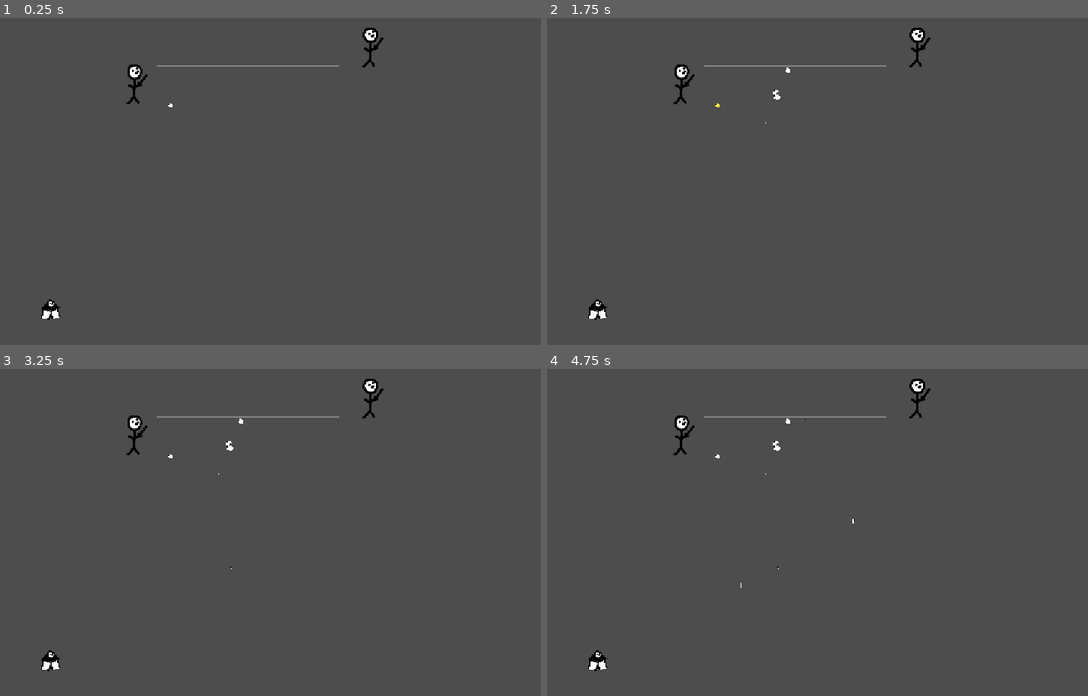
Above: before the commit, frames 1-4 (two rows, left to right).
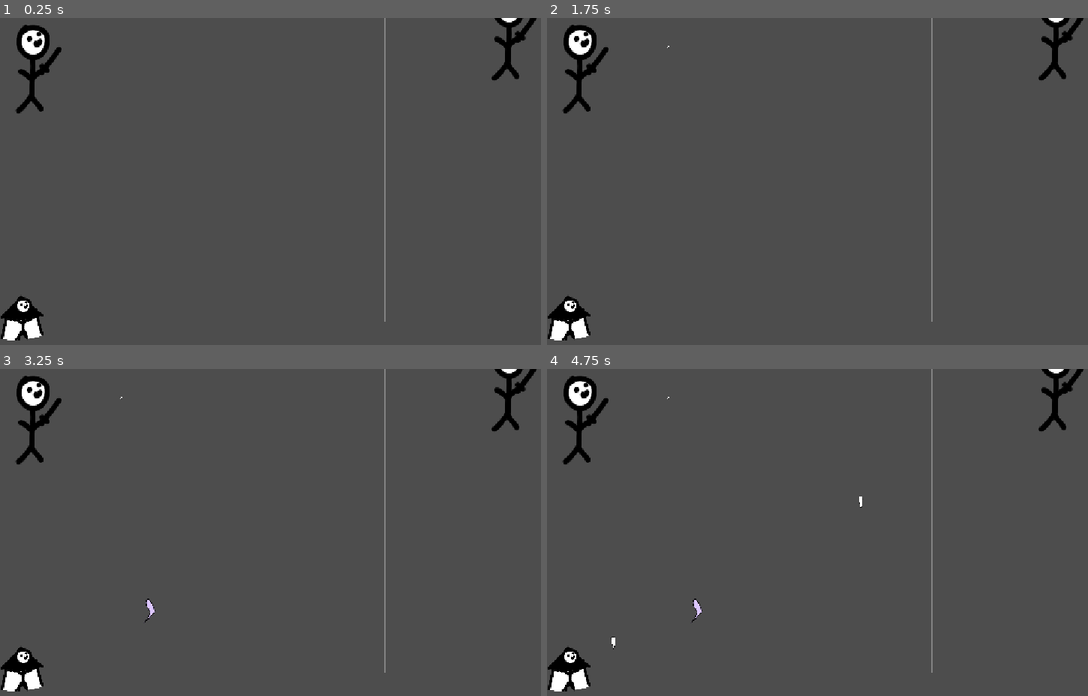
Above: after the commit, the same moments.

Repository: Schlutzkrapfen/Camara-Game
Game: Godot game, scene res://Levels/Creature/creatureTestingScene.tscn
Two runs of this game, one before a commit and one after it. Both use one fixed random seed, a clock stepped at 60 frames per second and the inputs below. This scene is started directly instead of the project's main scene.
Inputs (mouse positions are in pixels of both pictures, inside the frame that each line leads up to):
- Up to frame 1 (0.25 s): no input
- Up to frame 2 (1.75 s): tap Enter at 0.5 s; move the mouse to (979, 168) at 0.52 s; hold D 0.53-1.28 s; tap 7 (Leg) at 0.6, 1.55 s; click (979, 168) at 0.67 s; tap Space at 0.77, 1.25, 1.52 s; move the mouse to (725, 204) at 1.27 s; hold S from 1.28 s (still down); tap 0 (Aliver) at 1.35 s
- Up to frame 3 (3.25 s): tap Enter at 2 s; move the mouse to (362, 463) at 2.02 s; release S at 2.03 s; hold D 2.03-2.78 s; tap 2 (Belt) at 2.1 s; tap 7 (Leg) at 2.3, 3.05 s; tap Space at 2.75, 3.02 s; move the mouse to (270, 604) at 2.77 s; hold 9 (Upgrader) from 2.78 s (still down); tap 8 (Combiner) at 2.85 s; click (270, 604) at 2.92 s
- Up to frame 4 (4.75 s): tap Enter at 3.5 s; move the mouse to (1028, 588) at 3.52 s; release 9 (Upgrader) at 3.53 s; hold A from 3.53 s (still down); tap ' (Goo_maker) at 3.6 s; tap Space at 3.77, 4.25, 4.52 s; tap 7 (Leg) at 3.8, 4.55 s; move the mouse to (666, 486) at 4.27 s; tap 4 (HeadFactory) at 4.35 s

The runs differ from the first frame. In frame 1, 3.2% of the frame differs, in the area x 0-100%, y 0-99%; in frame 2, 3.2%; in frame 3, 3.3%; in frame 4, 3.3%.

Commit message:
feat: Face + feet

Diff:
--- /dev/null
+++ b/Levels/Creature/RandomSprite.gd
@@ -0,0 +1,7 @@
+extends Sprite2D
+
+@export var sprites: Array[Texture2D]
+
+func _ready() -> void:
+	if sprites != null:
+		self.texture = sprites[randi_range(0, sprites.size() - 1)]
--- a/Levels/Creature/creatureTestingScene.tscn
+++ b/Levels/Creature/creatureTestingScene.tscn
@@ -25,15 +25,15 @@
 
 [node name="Camera2D" type="Camera2D" parent="." unique_id=1101754663]
 position = Vector2(577, 324)
-zoom = Vector2(0.175, 0.175)
+zoom = Vector2(0.385, 0.385)
 
 [node name="Enemy1" parent="." unique_id=1843378386 instance=ExtResource("17_xxkyx")]
-position = Vector2(-1245, -595)
+position = Vector2(-761, -58)
 scale = Vector2(1.9811211, 2.053041)
 
 [node name="Enemy2" parent="." unique_id=1860689096 instance=ExtResource("17_xxkyx")]
-position = Vector2(1342, -999)
+position = Vector2(1611.0001, -220)
 scale = Vector2(1.9811211, 2.053041)
 
 [node name="Enemy" parent="." unique_id=1823851156 instance=ExtResource("18_ahytx")]
-position = Vector2(-2158, 1773)
+position = Vector2(-806, 1084)
--- a/Levels/Creature/head.tscn
+++ b/Levels/Creature/head.tscn
@@ -5,7 +5,16 @@
 [ext_resource type="Script" uid="uid://o2vmc3hwnjnl" path="res://script/ProceduralAnimation.gd" id="3_lvnpa"]
 [ext_resource type="Texture2D" uid="uid://2230ftck7foe" path="res://assets/Sprites/ModularCharacter/Eyes/Eyes_LargeOpen.png" id="3_xq6yg"]
 [ext_resource type="Texture2D" uid="uid://ym1142h52ph7" path="res://assets/Sprites/ModularCharacter/Mouth/Mouth_Worried.png" id="4_lvnpa"]
+[ext_resource type="Script" uid="uid://b8hgqvb5k5kpo" path="res://Levels/Creature/RandomSprite.gd" id="5_s4pts"]
 [ext_resource type="Script" uid="uid://dq1c3eqgdtbie" path="res://script/ConnectionPoint.gd" id="5_xq6yg"]
+[ext_resource type="Texture2D" uid="uid://b7gk3uhnqqw44" path="res://assets/Sprites/ModularCharacter/Eyes/Eyes_Dead.png" id="6_cw5ti"]
+[ext_resource type="Texture2D" uid="uid://b4texiffgff1s" path="res://assets/Sprites/ModularCharacter/Eyes/Eyes_Dots.png" id="7_d3aq1"]
+[ext_resource type="Texture2D" uid="uid://cdfhog3c63n8s" path="res://assets/Sprites/ModularCharacter/Eyes/Eyes_Standard.png" id="8_wlx17"]
+[ext_resource type="Texture2D" uid="uid://dkg1yohmjh7ya" path="res://assets/Sprites/ModularCharacter/Eyes/Eyes_Stoic.png" id="9_cw4f7"]
+[ext_resource type="Texture2D" uid="uid://u03yvblbiurv" path="res://assets/Sprites/ModularCharacter/Eyes/Eyes_TriangleUp.png" id="10_nneoc"]
+[ext_resource type="Texture2D" uid="uid://o8n442wadt5o" path="res://assets/Sprites/ModularCharacter/Mouth/Mouth_OpenSmiling.png" id="12_cw4f7"]
+[ext_resource type="Texture2D" uid="uid://dd0s6ikfq1neu" path="res://assets/Sprites/ModularCharacter/Mouth/Mouth_Snout.png" id="13_nneoc"]
+[ext_resource type="Texture2D" uid="uid://clp2musr7wfqy" path="res://assets/Sprites/ModularCharacter/Mouth/Mouth_Unhappy.png" id="14_erpam"]
 
 [node name="Head" type="Node2D" unique_id=351333405]
 scale = Vector2(0.2, 0.2)
@@ -24,11 +33,13 @@
 
 [node name="Eyes" type="Sprite2D" parent="BodyPart/Face" unique_id=1295316946]
 texture = ExtResource("3_xq6yg")
-
-[node name="Nose" type="Sprite2D" parent="BodyPart/Face" unique_id=1923180672]
+script = ExtResource("5_s4pts")
+sprites = Array[Texture2D]([ExtResource("6_cw5ti"), ExtResource("7_d3aq1"), ExtResource("3_xq6yg"), ExtResource("8_wlx17"), ExtResource("9_cw4f7"), ExtResource("10_nneoc")])
 
 [node name="Mouth" type="Sprite2D" parent="BodyPart/Face" unique_id=70172397]
 texture = ExtResource("4_lvnpa")
+script = ExtResource("5_s4pts")
+sprites = Array[Texture2D]([ExtResource("12_cw4f7"), ExtResource("13_nneoc"), ExtResource("14_erpam"), ExtResource("4_lvnpa")])
 
 [node name="ConnectionPoint_1" type="Marker2D" parent="." unique_id=1485094818]
 position = Vector2(-1, -122)
--- a/Levels/Creature/leg.tscn
+++ b/Levels/Creature/leg.tscn
@@ -7,7 +7,6 @@
 [ext_resource type="Script" uid="uid://dq1c3eqgdtbie" path="res://script/ConnectionPoint.gd" id="3_8jlq2"]
 
 [node name="Leg" type="Node2D" unique_id=351333405]
-scale = Vector2(0.2, 0.2)
 script = ExtResource("1_7a4f0")
 type = 2
 stitch_priority = 100
@@ -19,6 +18,7 @@
 [node name="Pivot" type="Marker2D" parent="." unique_id=325312056]
 script = ExtResource("3_7a4f0")
 isRotating = true
+rotation_speed = -1.5
 
 [node name="BodyPart" type="Sprite2D" parent="Pivot" unique_id=685628172]
 position = Vector2(15, 95)
--- a/Levels/Creature/leg_2.tscn
+++ b/Levels/Creature/leg_2.tscn
@@ -7,7 +7,7 @@
 [ext_resource type="Script" uid="uid://dq1c3eqgdtbie" path="res://script/ConnectionPoint.gd" id="4_fjyxj"]
 
 [node name="Leg" type="Node2D" unique_id=351333405]
-scale = Vector2(0.2, 0.2)
+scale = Vector2(0.5, 0.5)
 script = ExtResource("1_0mvr4")
 type = 2
 stitch_priority = 100
@@ -19,6 +19,7 @@
 [node name="Pivot" type="Marker2D" parent="." unique_id=325312056]
 script = ExtResource("2_gfw1k")
 isRotating = true
+rotation_speed = -1.5
 
 [node name="BodyPart" type="Sprite2D" parent="Pivot" unique_id=685628172]
 position = Vector2(10, 85)
--- a/Levels/Creature/leg_3.tscn
+++ b/Levels/Creature/leg_3.tscn
@@ -1,15 +1,17 @@
 [gd_scene format=3 uid="uid://dp8bcxgy7sxq2"]
 
 [ext_resource type="Script" uid="uid://02teojrlf8xw" path="res://script/Creature.gd" id="1_5tkjm"]
+[ext_resource type="PackedScene" uid="uid://bvncs3ckfetkl" path="res://Levels/Creature/leg_4.tscn" id="2_mhymu"]
 [ext_resource type="Script" uid="uid://o2vmc3hwnjnl" path="res://script/ProceduralAnimation.gd" id="2_s0ycw"]
 [ext_resource type="Texture2D" uid="uid://cqpfm4ofu1w5" path="res://assets/Sprites/ModularCharacter/Legs/Leg_Large.png" id="3_5tkjm"]
 [ext_resource type="Script" uid="uid://dq1c3eqgdtbie" path="res://script/ConnectionPoint.gd" id="4_1efdp"]
 
 [node name="Leg" type="Node2D" unique_id=351333405]
-scale = Vector2(0.2, 0.2)
+scale = Vector2(0.5, 0.5)
 script = ExtResource("1_5tkjm")
 type = 2
 stitch_priority = 100
+upgrade = ExtResource("2_mhymu")
 speed = 45.0
 attackDamage = 3
 attackCooldown = -0.05
--- /dev/null
+++ b/Levels/Creature/leg_4.tscn
@@ -0,0 +1,50 @@
+[gd_scene format=3 uid="uid://bvncs3ckfetkl"]
+
+[ext_resource type="Script" uid="uid://02teojrlf8xw" path="res://script/Creature.gd" id="1_2cbmv"]
+[ext_resource type="Script" uid="uid://o2vmc3hwnjnl" path="res://script/ProceduralAnimation.gd" id="2_8hmvi"]
+[ext_resource type="Texture2D" uid="uid://s0sd4aknkmn2" path="res://assets/Sprites/ModularCharacter/Legs/Leg_ExtraLarge.png" id="3_2cbmv"]
+[ext_resource type="Script" uid="uid://dq1c3eqgdtbie" path="res://script/ConnectionPoint.gd" id="4_726ns"]
+
+[node name="Leg" type="Node2D" unique_id=351333405]
+scale = Vector2(0.5, 0.5)
+script = ExtResource("1_2cbmv")
+type = 2
+stitch_priority = 100
+speed = 45.0
+attackDamage = 3
+attackCooldown = -0.05
+
+[node name="Pivot" type="Marker2D" parent="." unique_id=325312056]
+script = ExtResource("2_8hmvi")
+isRotating = true
+
+[node name="BodyPart" type="Sprite2D" parent="Pivot" unique_id=685628172]
+position = Vector2(-2, 90)
+texture = ExtResource("3_2cbmv")
+
+[node name="ConnectionPoint_1" type="Marker2D" parent="." unique_id=1485094818]
+position = Vector2(1, 1)
+script = ExtResource("4_726ns")
+id = 1
+allowedBodyTypes = Array[int]([0, 1])
+
+[node name="ConnectionPoint_101" type="Marker2D" parent="." unique_id=1105117741]
+script = ExtResource("4_726ns")
+id = 101
+allowedBodyTypes = Array[int]([2])
+direction = 1
+attachmentRotation = 141.255
+
+[node name="ConnectionPoint_2" type="Marker2D" parent="." unique_id=1761924640]
+position = Vector2(36, 116)
+script = ExtResource("4_726ns")
+id = 2
+allowedBodyTypes = Array[int]([3])
+attachmentRotation = 52.495
+
+[node name="ConnectionPoint_3" type="Marker2D" parent="." unique_id=1378250946]
+position = Vector2(26, 226)
+script = ExtResource("4_726ns")
+id = 3
+allowedBodyTypes = Array[int]([3])
+attachmentRotation = 109.005
--- a/Levels/Creature/spike_1.tscn
+++ b/Levels/Creature/spike_1.tscn
@@ -6,7 +6,6 @@
 [ext_resource type="Script" uid="uid://dq1c3eqgdtbie" path="res://script/ConnectionPoint.gd" id="4_1tl2a"]
 
 [node name="Spike" type="Node2D" unique_id=351333405]
-scale = Vector2(0.2, 0.2)
 script = ExtResource("1_qk38o")
 type = 3
 upgrade = ExtResource("2_qk38o")
--- a/Resourcen/foot_maker.tres
+++ b/Resourcen/foot_maker.tres
@@ -1,7 +1,7 @@
 [gd_resource type="Resource" script_class="BuildingResource" format=3 uid="uid://cjpybu4fymwfq"]
 
 [ext_resource type="Script" uid="uid://4rxcymabsf8u" path="res://script/goo.gd" id="1_ggts6"]
-[ext_resource type="PackedScene" uid="uid://br6rp8mmcsbyd" path="res://Levels/Creature/leg.tscn" id="2_ggts6"]
+[ext_resource type="PackedScene" uid="uid://btntyicyivdry" path="res://Levels/Creature/leg_2.tscn" id="2_ggts6"]
 [ext_resource type="Script" uid="uid://c46u5wpm1rwce" path="res://Resourcen/building_resource.gd" id="3_4oy0f"]
 
 [resource]
Not shown, added: Levels/Creature/RandomSprite.gd.uid
Binary file added: assets/Sprites/ModularCharacter/Legs/Leg_ExtraLarge.png
Not shown, changed: assets/Sprites/ModularCharacter/Legs/Leg_ExtraLarge.png.import
Binary file removed: assets/Sprites/ModularCharacter/Nose/Nose_CatHair.png
Binary file removed: assets/Sprites/ModularCharacter/Nose/Nose_Mustache.png
Not shown, removed: assets/Sprites/ModularCharacter/Nose/Nose_Mustache.png.import
Binary file removed: assets/Sprites/ModularCharacter/Nose/Nose_ShortUpperMustache.png
Not shown, removed: assets/Sprites/ModularCharacter/Nose/Nose_ShortUpperMustache.png.import
